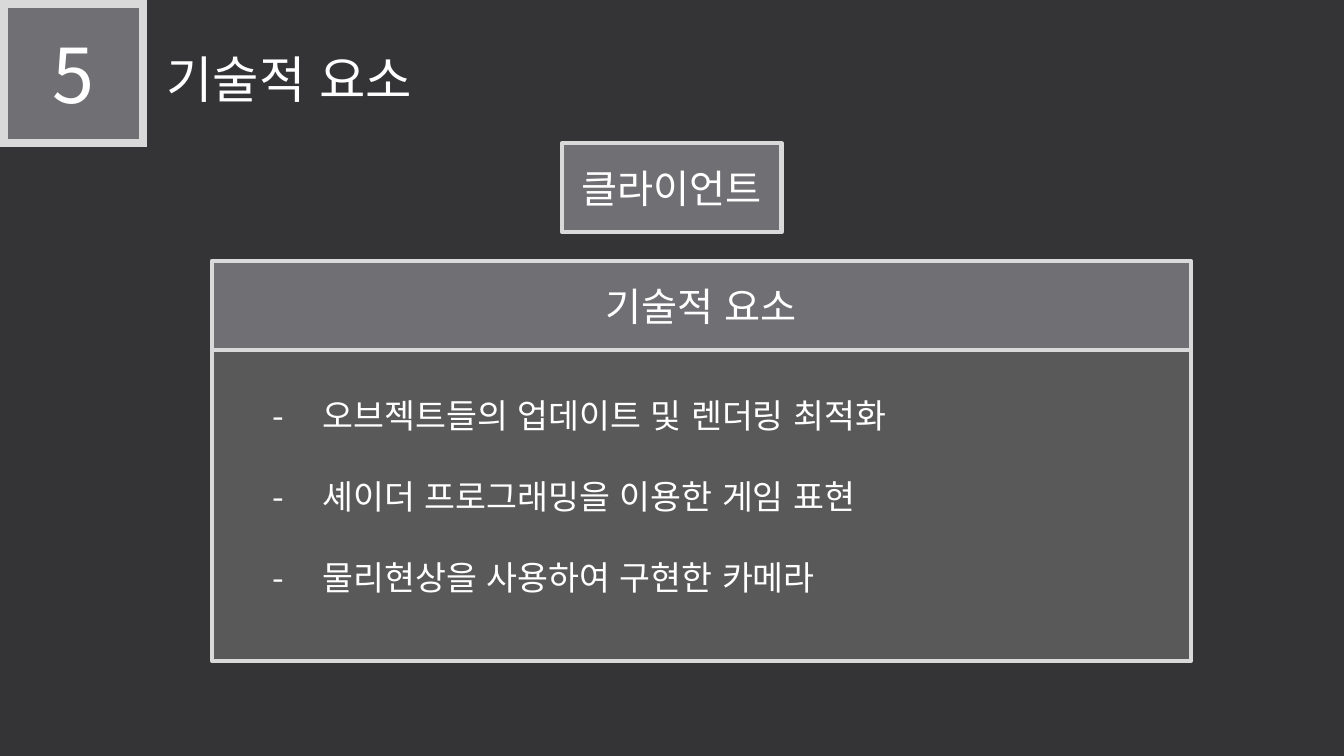
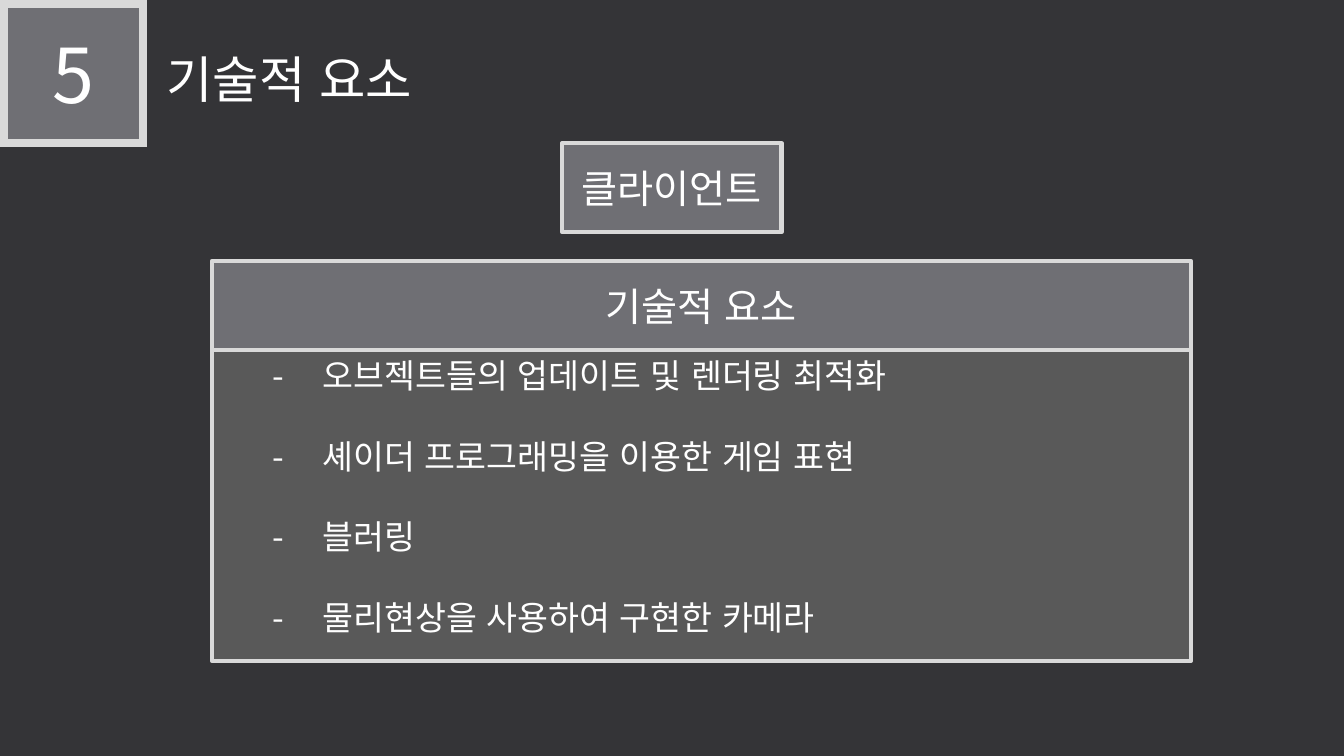
Before and after one commit to LEGO0937/Our_Project, a slide deck: slide 10 of 기획단계/졸작 제안서_α.pptx. Drawn at 1344x756 pixels with LibreOffice and Linux fonts; fonts in the diff are those of the drawing. Boxes give left, top, right and bottom in pixels: in the first picture for what was removed or moved away, otherwise in the second. Text is boxed around its words. In the diff, an @@ line names an element or a change of style, - is before the commit and + after.

```diff
--- a/기획단계/졸작 제안서_α.pptx
+++ b/기획단계/졸작 제안서_α.pptx
@@ text in rectangle at (x1=323, y1=521, x2=416, y2=552): paragraph added @@
+- 블러링
```
Also in this commit, not shown: 6 other slides changed, 1 other file.
